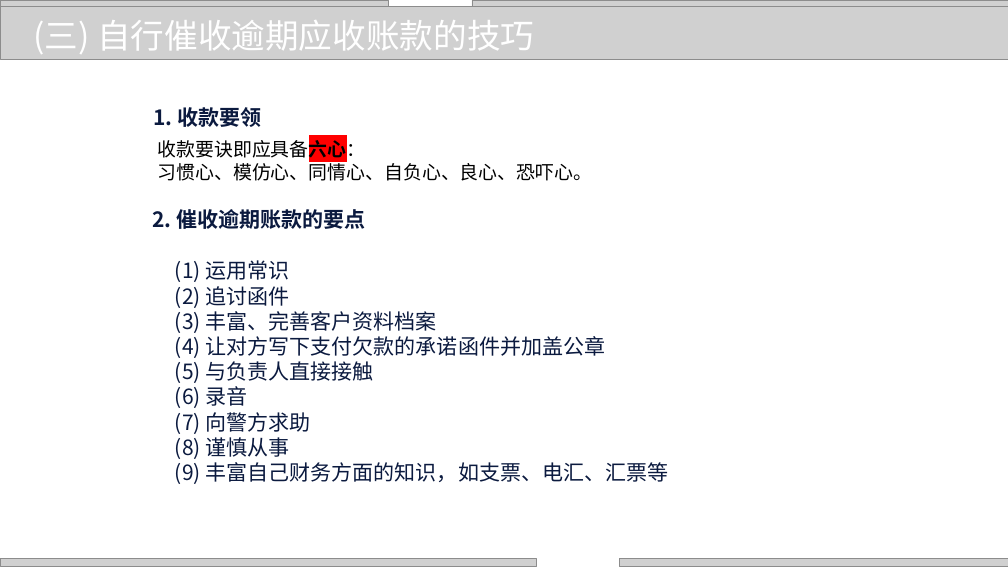
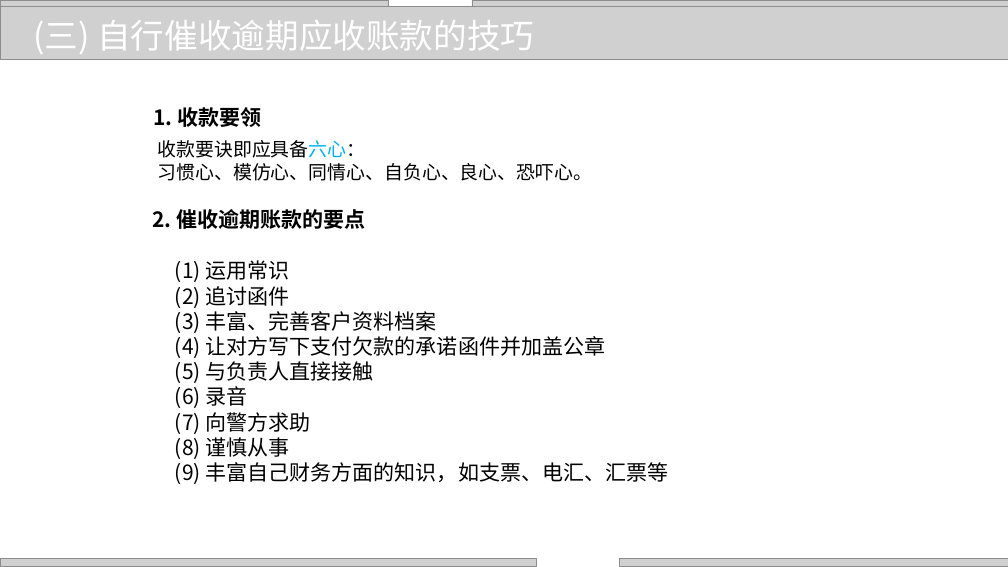
Before and after one commit to zhangjianzhang/internet_credit, a slide deck: slide 33 of files/slides/lecture_11.pptx. Drawn at 1008x567 pixels with LibreOffice and Linux fonts; fonts in the diff are those of the drawing; grey boxes stand for pictures; background and template pictures are left out. Boxes give left, top, right and bottom in pixels: in the first picture for what was removed or moved away, otherwise in the second. Text is boxed around its words. In the diff, an @@ line names an element or a change of style, - is before the commit and + after.

```diff
--- a/files/slides/lecture_11.pptx
+++ b/files/slides/lecture_11.pptx
@@ text at box(158, 140, 366, 158): text colour #000000 to #00B0F0, highlight #FF0000 to none, bold off in "收款要诀即应具备六心：" @@
@@ text colour #0B1A3F to #000000 in 3 elements at box(153, 107, 261, 127), box(153, 209, 366, 229), box(175, 260, 669, 484) @@
```
Also in this commit, not shown: 23 other slides changed, 5 other files.
